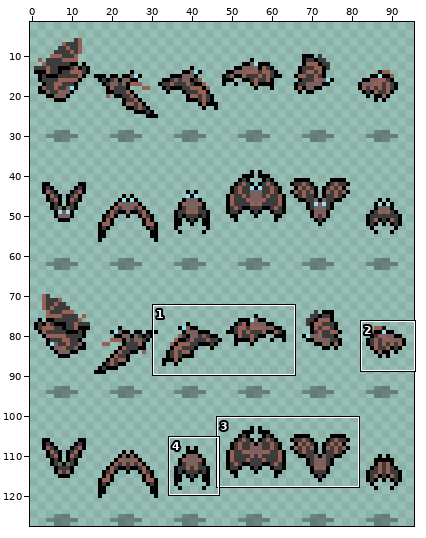
Two states of a sprite sheet, assets/sprites/enemies/fry.png. The first picture is a wide view before the edit; the outline marks the close-up.
Close-up. Before the edit:
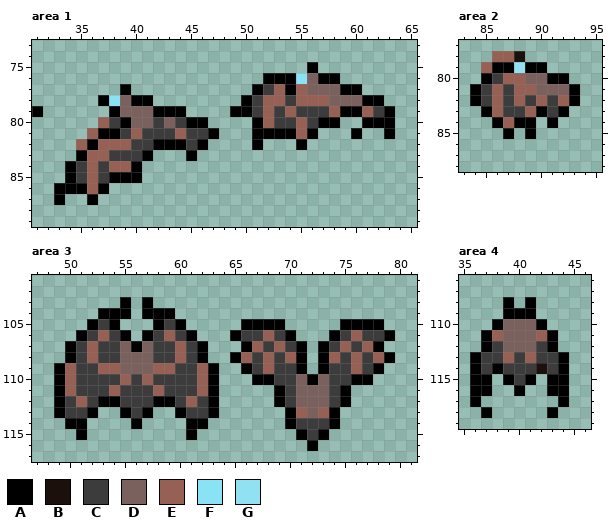
The file is 96x128 pixels. Colours within 5 levels of each other are drawn and written as one. Shown: area 1: x 31..65, y 73..89; area 2: x 83..95, y 77..88; area 3: x 47..81, y 101..117; area 4: x 35..46, y 106..119. The wide view leaves out empty margins. The commit also changed other parts of the picture, which this record leaves out.
Palette (. is transparent): A #000000  B #1c100d  C #3d3c3c  D #7a615d  E #976055  F #89e3f5  G #90e2f2
Pixels before, area 1, first column x 31:
75 .........................A.......
76 .....................AAAFDAA.....
77 ........A...........ACEAEDDDAA...
78 ......AFDAA........ACEECEEEDDDAA.
79 A......ADDDAAA....AACECECCCEAAECA
80 ......ECADDCDCAA....AECCECAA..AAA
81 .....EAACECCCECCA...AAAAEA...A..A
82 ....EAEEECCAAACA....A...A........
83 ....AEECCCA...A..................
84 ...ACECEEA.......................
85 ...ACECAAA.......................
86 ..AAAEA..........................
87 ..A..A...........................
Pixels before, area 2, first column x 84:
78 ..EEB.....
79 .EAAGAA...
80 .ACEEDDAA.
81 ACECEEDDDA
82 ACECECECEA
83 .AECCEACA.
84 ..AEAA.A..
85 ...A.A....
Pixels before, area 3, first column x 49:
103 ......A.A......................
104 ....AAA.AAA....................
105 ...ACA...ACA.....AAAA.....AAAA.
106 ..ACECA.ACECA...ACCECA...ACECCA
107 .ACECCDADCCECA...AECECA.ACECEA.
108 .ACECCDDDCCECA..AECECEA.AECECEA
109 AECCEEDDDEECCEA..ACECCA.ACCECA.
110 AECCCCECECCCCEA...AACCDADCCAA..
111 AECCCECCCECCCEA.....ACDDDCA....
112 ACECAACCCAACECA.....ACDDDCA....
113 ACCA..ACA..ACCA......AEDEA.....
114 .AA....A....AA.......ACCCA.....
115 ..A.........A.........ACA......
116 .......................A.......
Pixels before, area 4, first column x 36:
108 ...A.A...
109 ...AAA...
110 ..ADDDA..
111 .AEDDDEA.
112 .ACDDDCA.
113 ACCECECCA
114 ACACCCBCA
115 AA.ACA.AA
116 AA..A..AA
117 A.......A
118 .A.....A.
The same view after the edit:
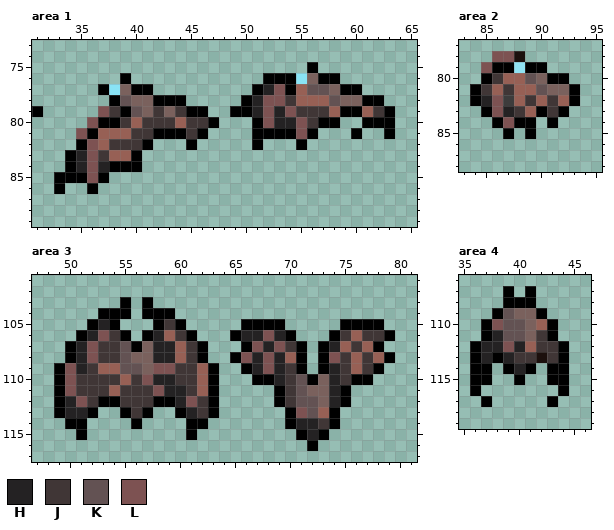
Colours new in this view: H #242223  J #403636  K #635253  L #7d5252
What changed:
Area 1:
y 76: x 39 . -> A
y 77: x 37..41 ..A.. -> AFDAA; x 52..53 CE -> HL; x 56..57 DD -> KK
y 78: x 37..44 AFDAA... -> .AKDDAAA; x 51..54 CEEC -> HLLJ; x 58 D -> K
y 79: x 37..40 .ADD -> LJAK; x 42..46 AAA.. -> JDJAA; x 51..57 CECECCC -> HLHLJJJ; x 62 C -> J
y 80: x 36..47 .ECADDCDCAA. -> LAAJEJJJEJJA; x 52..56 ECCEC -> LHHLJ
y 81: x 35..47 .EAACECCCECCA -> LAEEEJJAAAJA.; x 55 E -> L
y 82: x 35..36 EA -> AL; x 38..46 EECCAAACA -> JJJA...A.
y 83: x 34..41 .AEECCCA -> AHLJEEA.; x 45 A -> .
y 84: x 35..39 CECEE -> HLHAA
y 85: x 33 . -> A; x 35..40 CECAAA -> ALA...
y 86: x 34..37 AAEA -> ..A.
y 87: x 33 A -> .; x 36 A -> .
Area 2:
y 78: x 86..87 EE -> LL
y 79: x 85 E -> L
y 80: x 86 C -> J; x 89 D -> K
y 81: x 85 C -> J; x 87 C -> J; x 90 D -> K
y 82: x 85..86 CE -> HL; x 89 C -> J; x 91 C -> J
y 83: x 86..88 ECC -> LHJ; x 91 C -> J
y 84: x 87 E -> L
Area 3:
y 105: x 53 C -> H; x 59 C -> J
y 106: x 52..54 CEC -> HLJ; x 58 C -> H; x 60 C -> J; x 66..69 CCEC -> HHLH; x 75 C -> J; x 77..78 CC -> JJ
y 107: x 51..55 CECCD -> HLJJK; x 58..59 CC -> HH; x 61 C -> J; x 67..70 ECEC -> LHLJ; x 74 C -> H; x 76 C -> J
y 108: x 51..55 CECCD -> HLJJK; x 58..59 CC -> HH; x 61 C -> J; x 66..69 ECEC -> LHLH; x 74..75 EC -> LJ; x 77 C -> J
y 109: x 50..52 ECC -> LHJ; x 55..56 DD -> KK; x 58..61 EECC -> LLJJ; x 67..70 CECC -> HLHJ; x 74..75 CC -> HJ; x 77 C -> J
y 110: x 50..54 ECCCC -> LJJJJ; x 56..61 CECCCC -> JLHHJJ; x 69..71 CCD -> HJK; x 74..75 CC -> HJ
y 111: x 50..53 ECCC -> LJJJ; x 55..61 CCCECCC -> JJJLHHJ; x 70..71 CD -> JK; x 74 C -> H
y 112: x 50..52 CEC -> HLJ; x 55..57 CCC -> JJJ; x 60..62 CEC -> HLJ; x 70..72 CDD -> JKK; x 74 C -> H
y 113: x 50..51 CC -> HH; x 56 C -> J; x 61..62 CC -> HJ; x 71..72 ED -> LK
y 114: x 71..73 CCC -> HHJ
y 115: x 72 C -> H
Area 4:
y 107: x 39 . -> A; x 41 . -> A
y 108: x 40 . -> A
y 109: x 38..42 .AAA. -> AKDDA
y 110: x 37..40 .ADD -> ALKK; x 42..43 A. -> EA
y 111: x 38..40 EDD -> HKK; x 42 E -> J
y 112: x 36..44 .ACDDDCA. -> AHHLHEJJA
y 113: x 37..43 CCECECC -> HAHJJBJ
y 114: x 37..43 CACCCBC -> A.AHA.A
y 115: x 39..41 ACA -> .A.
y 116: x 37 A -> .; x 40 A -> .; x 43 A -> .
y 117: x 36..37 A. -> .A; x 43..44 .A -> A.
y 118: x 37 A -> .; x 43 A -> .
Pixel boxes of the changes (left, top, right, bottom) in both close-ups:
changed: (54, 73, 384, 205)
changed: (481, 51, 558, 128)
changed: (65, 319, 384, 440)
changed: (470, 286, 569, 418)
